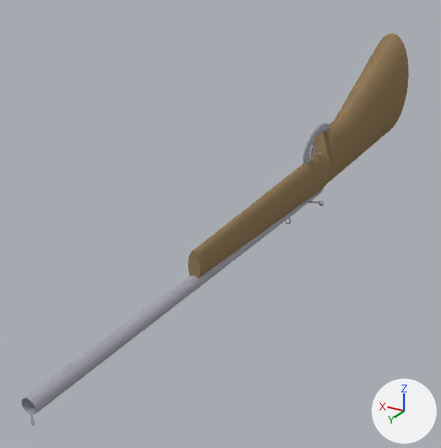
An edit to the Blender file Models&Textures/Rifle.blend, drawn before and after from the same camera.
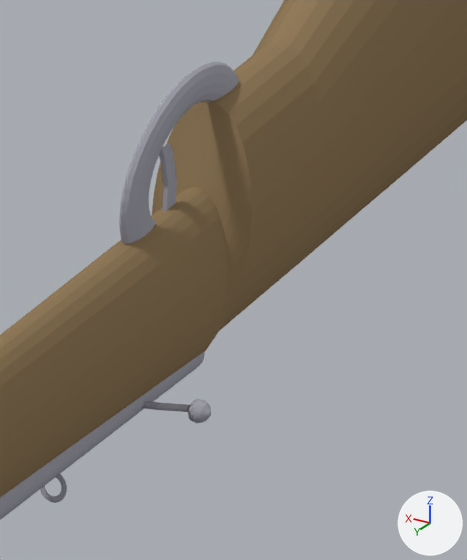
The first picture shows the older version from a camera (50 mm lens) standing at (-2.63, 6.34, 0.53) and looking at (0.4, 1.28, -2.0). The close-ups show both versions on the part from 62% to 87% of the width and 24% to 53% of the height of that picture; other places that the commit changed are outside them. The axes (+X, +Y, +Z) are drawn at lower right. The lights are the same throughout.
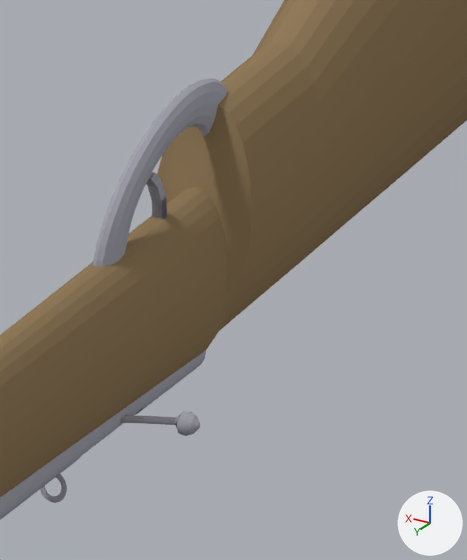
Changed parts and their boxes (x1, y1, x2, y2) in the close-ups (467 x 560 px):
```json
{"object": "Torus.002", "change": "deleted", "before": [119, 62, 239, 244]}
{"object": "Torus", "change": "added", "after": [93, 78, 228, 267]}
{"object": "Cylinder.003", "change": "moved, turned", "before": [142, 399, 211, 423], "after": [82, 408, 200, 455]}
{"object": "Cube", "change": "added", "after": [146, 172, 167, 219]}
```

Scene script edits in JSON lines:
```json
{"op": "add", "block": "mat_material_005", "code": ["mat_material_005 = diffuse_material('Material.005')", "mat_material_005.texture = img_metalgalvanized0005_s_jpg"]}
{"op": "add", "block": "me_torus", "code": ["me_torus = bpy.data.meshes.new('Torus')", "me_torus.from_pydata(...)  # a torus around z (ring radius 1.0, tube radius 0.25) spanning x -1.25..1.25, y -1.25..1.25, z -0.25..0.25", "me_torus.materials.append(mat_material_005)  # picture img_metalgalvanized0005_s_jpg"]}
{"op": "add", "block": "me_cube", "code": ["me_cube = bpy.data.meshes.new('Cube')", "me_cube.from_pydata(...)  # 36 vertices, 30 faces; spans x -1.0..1.0, y -1.0..4.75, z -1.0..2.31", "me_cube.materials.append(mat_material_002)  # picture img_metalgalvanized0005_s_jpg"]}
{"op": "set", "path": "ob_cylinder_003.location", "old": "(-0.046, 0.031, -2.06)", "new": "(-0.059, 0.173, -2.051)"}
{"op": "set", "path": "ob_cylinder_003.rotation_euler", "old": "(1.571, 0.161, 1.373)", "new": "(1.571, 0.0, 1.571)", "note": "degrees (90, 9.2, 79) -> degrees (90, 0, 90)"}
{"op": "remove", "block": "ob_torus_002", "code": ["ob_torus_002 = bpy.data.objects.new('Torus.002', me_torus_002)", "ob_torus_002.location = (0.0, -0.288, -1.474)", "ob_torus_002.rotation_euler = (1.571, 1.745, 1.571)  # degrees (90, 100, 90)", "ob_torus_002.scale = (0.193, 0.332, 0.082)"]}
{"op": "add", "block": "ob_torus", "code": ["ob_torus = bpy.data.objects.new('Torus', me_torus)", "ob_torus.location = (0.0, -0.172, -1.552)", "ob_torus.rotation_euler = (1.571, 0.337, 1.571)  # degrees (90, 19, 90)", "ob_torus.scale = (-0.376, -0.205, -0.109)"]}
{"op": "add", "block": "ob_cube", "code": ["ob_cube = bpy.data.objects.new('Cube', me_cube)", "ob_cube.location = (0.0, -0.148, -1.612)", "ob_cube.rotation_euler = (-0.265, 0.0, 0.0)  # degrees (-15, 0, 0)", "ob_cube.scale = (0.0146, 0.0153, 0.0791)"]}
```
